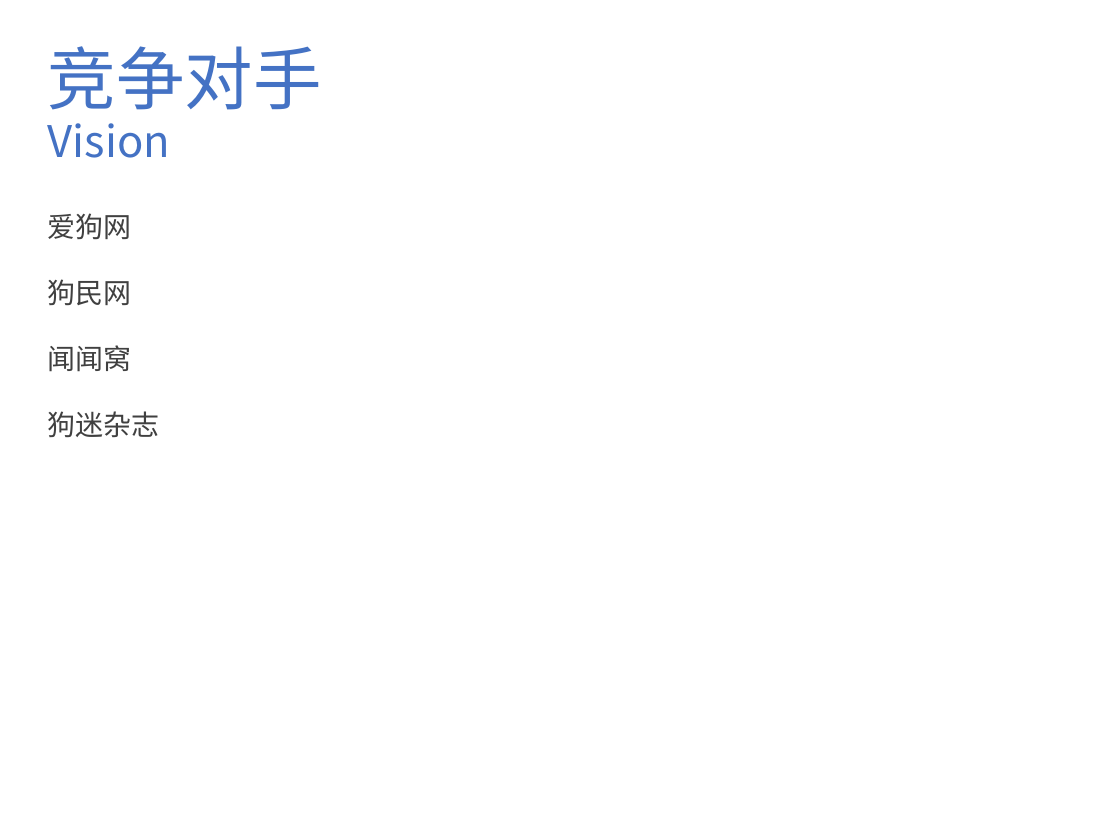
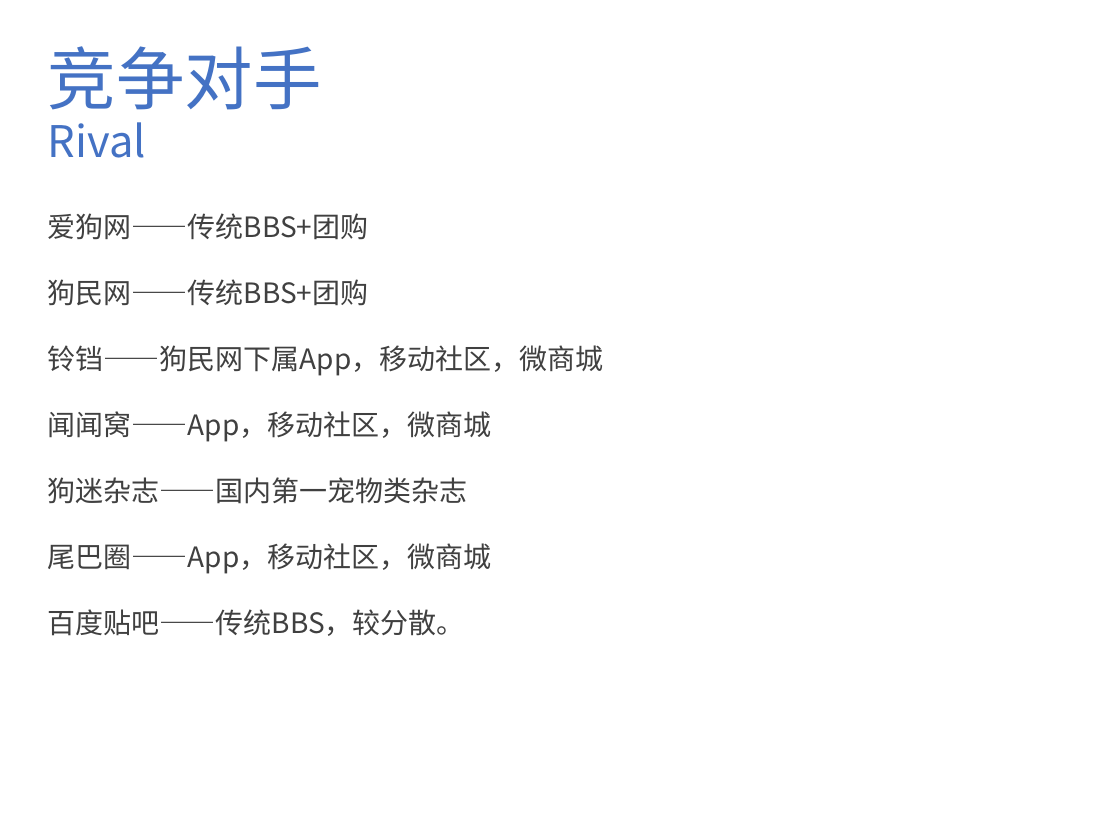
Before and after one commit to eplane/lingdang, a slide deck: slide 11 of doc/ppt/新建 Microsoft PowerPoint 演示文稿 (2).pptx (slide 9 before the commit). Drawn at 1120x840 pixels with LibreOffice and Linux fonts; fonts in the diff are those of the drawing. Boxes give left, top, right and bottom in pixels: in the first picture for what was removed or moved away, otherwise in the second. Text is boxed around its words. In the diff, an @@ line names an element or a change of style, - is before the commit and + after.

```diff
--- a/doc/ppt/新建 Microsoft PowerPoint 演示文稿 (2).pptx
+++ b/doc/ppt/新建 Microsoft PowerPoint 演示文稿 (2).pptx
@@ text at <box>48,122,146,158</box>: text changed @@
-Vision
+Rival
@@ text at <box>48,213,604,636</box>: text changed @@
-爱狗网
-狗民网
-闻闻窝
-狗迷杂志
+爱狗网——传统BBS+团购
+狗民网——传统BBS+团购
+铃铛——狗民网下属App，移动社区，微商城
+闻闻窝——App，移动社区，微商城
+狗迷杂志——国内第一宠物类杂志
+尾巴圈——App，移动社区，微商城
+百度贴吧——传统BBS，较分散。
```
Also in this commit, not shown: 6 other slides changed, 5 slides added, 2 slides removed, 5 other files.
